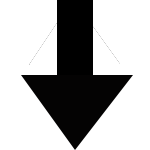
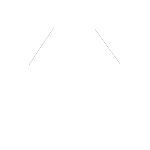
Layered file, before and after one edit (150×150). Changes by layer:
painted on "Layer 2" over (x1=21, y1=75, x2=133, y2=150)
painted on "Rectangle 1" over (x1=54, y1=0, x2=95, y2=75)
